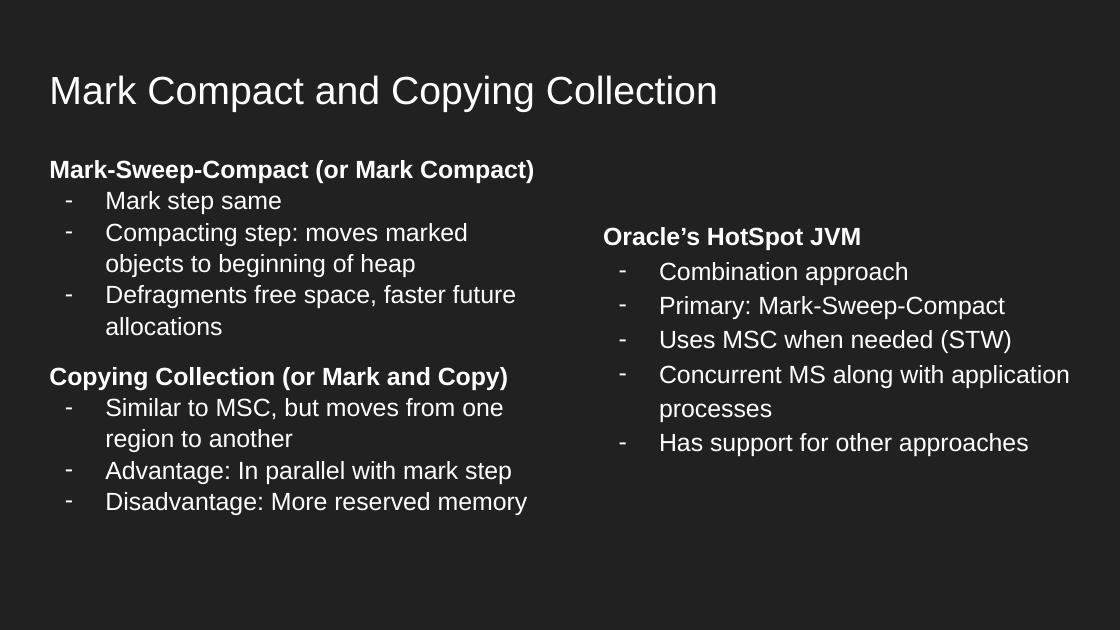
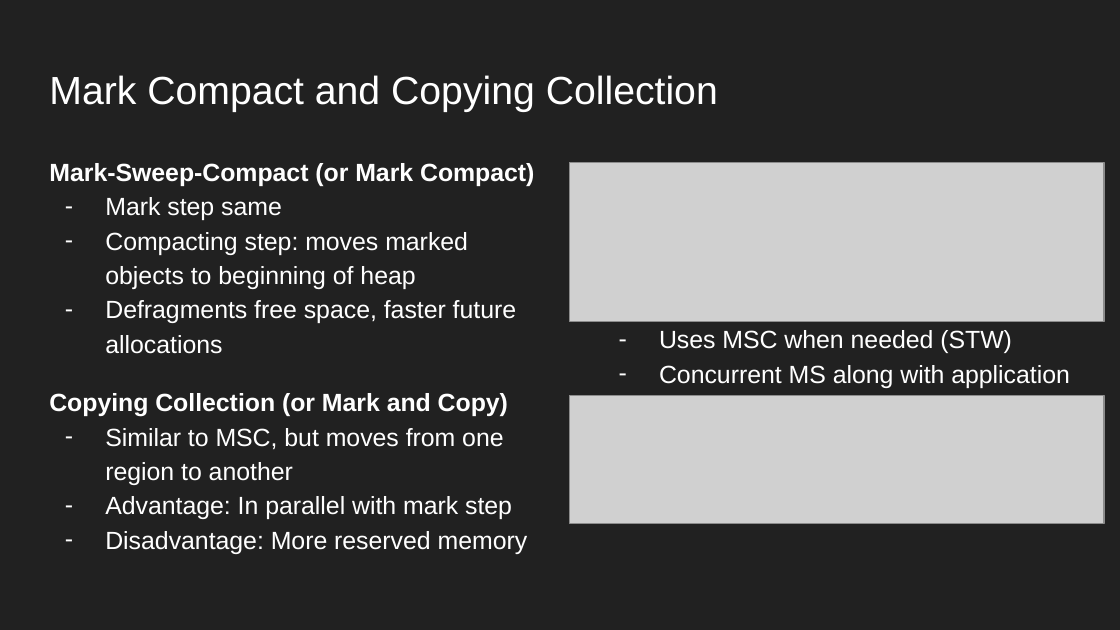
Before and after one commit to IshanManchanda/koss-memory-presentation, a slide deck: slide 8 of presentation.pptx. Drawn at 1120x630 pixels with LibreOffice and Linux fonts; fonts in the diff are those of the drawing; grey boxes stand for pictures. Boxes give left, top, right and bottom in pixels: in the first picture for what was removed or moved away, otherwise in the second. Text is boxed around its words. In the diff, an @@ line names an element or a change of style, - is before the commit and + after.

Commit message:
Added some images for MSC algorithm

```diff
--- a/presentation.pptx
+++ b/presentation.pptx
@@ text "Mark-Sweep-Compact (or Mark Compact)" at (49,163,534,354): line spacing 1.05 to 1.15 @@
@@ picture added at (570,162,1104,321) @@
@@ text at (49,367,528,515): paragraphs removed @@
-Copying Collection (or Mark and Copy)
-– Similar to MSC, but moves from one region to another
-– Advantage: In parallel with mark step
-– Disadvantage: More reserved memory
@@ text added at (49,393,528,554), 16 pt, text #FFFFFF @@
+Copying Collection (or Mark and Copy)
+– Similar to MSC, but moves from one region to another
+– Advantage: In parallel with mark step
+– Disadvantage: More reserved memory
@@ picture added at (570,395,1104,523) @@
```
Also in this commit, not shown: 2 other slides changed.
